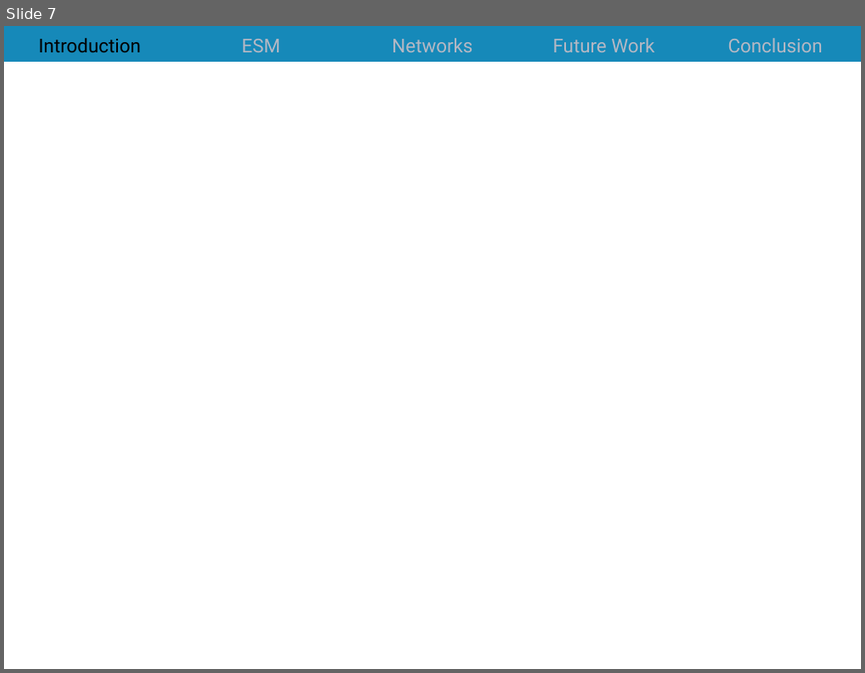
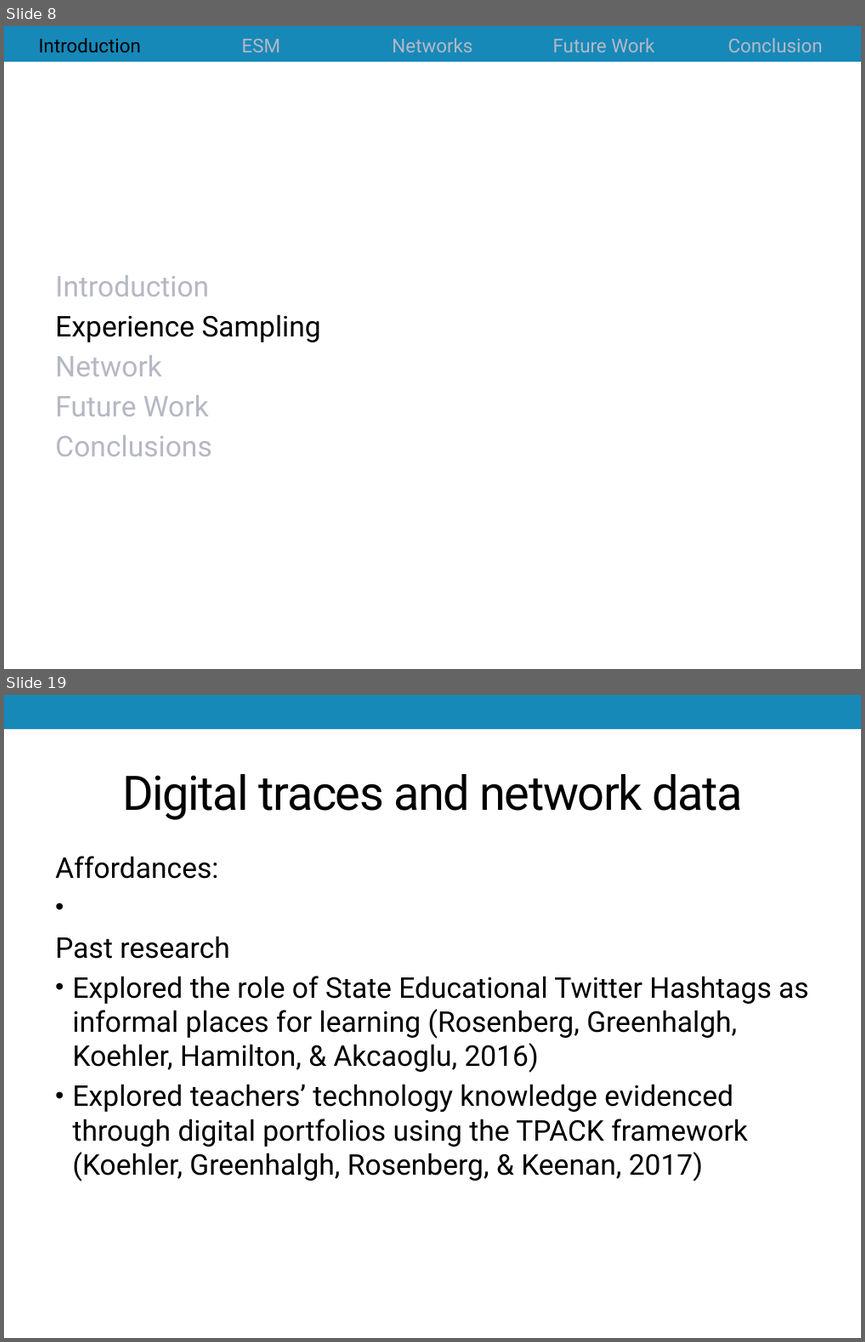
Before and after one commit to jrosen48/job-talk, a slide deck: 2018-1-15-Rosenberg-UT-Knoxville-talk.pptx. Shown one above the other, each under a label of ours: slide 7 before the commit, slides 8 and 19 after it; the slides between them are not shown. The pictures are 865x673 and 865x1342 pixels, drawn with LibreOffice and Linux fonts; fonts in the diff are those of the drawing. Boxes give left, top, right and bottom in pixels: in the first picture for what was removed or moved away, otherwise in the second. Text is boxed around its words. In the diff, an @@ line names an element or a change of style, - is before the commit and + after.

```diff
--- a/2018-1-15-Rosenberg-UT-Knoxville-talk.pptx
+++ b/2018-1-15-Rosenberg-UT-Knoxville-talk.pptx
@@ slide 19 added at [4, 695, 861, 1338], background #FFFFFF; not listed: 1 template element that a slide beside it also shows @@
@@ title added at [122, 774, 743, 820], 40 pt, text #000000 @@
+Digital traces and network data
@@ text added at [55, 856, 809, 1181], 24 pt, text #000000 @@
+Affordances:
+Past research
+• Explored the role of State Educational Twitter Hashtags as informal places for learning (Rosenberg, Greenhalgh, Koehler, Hamilton, & Akcaoglu, 2016)
+• Explored teachers’ technology knowledge evidenced through digital portfolios using the TPACK framework (Koehler, Greenhalgh, Rosenberg, & Keenan, 2017)
@@ what was slide 7 is now slide 8 @@
@@ slide 8 changed as well @@
@@ text added at [55, 38, 654, 376], 24 pt, text #B5B8C4 @@
+Introduction
+Experience Sampling
+Network
+Future Work
+Conclusions
```
Also in this commit, not shown: 1 other slide changed, 33 other slides added, 2 slides removed, 1 other file.
